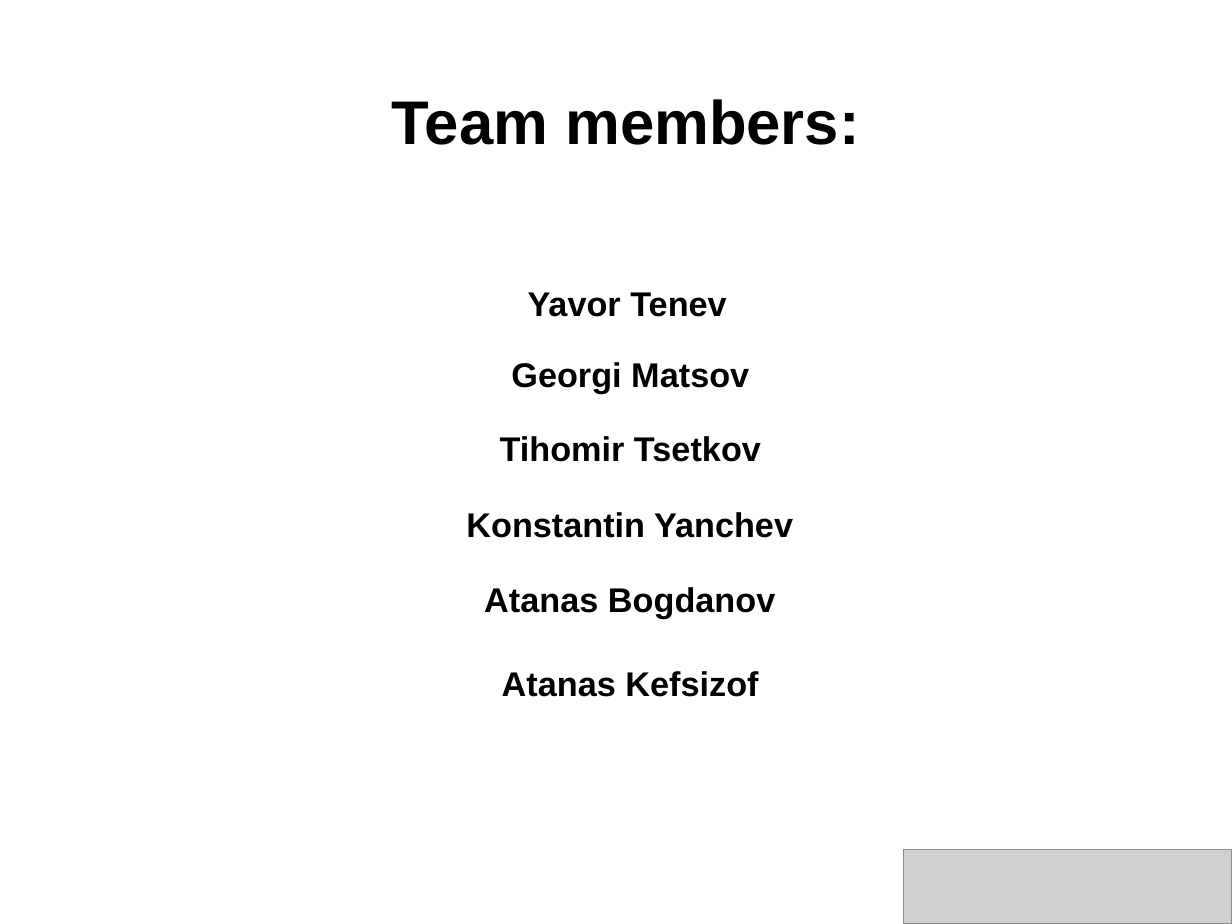
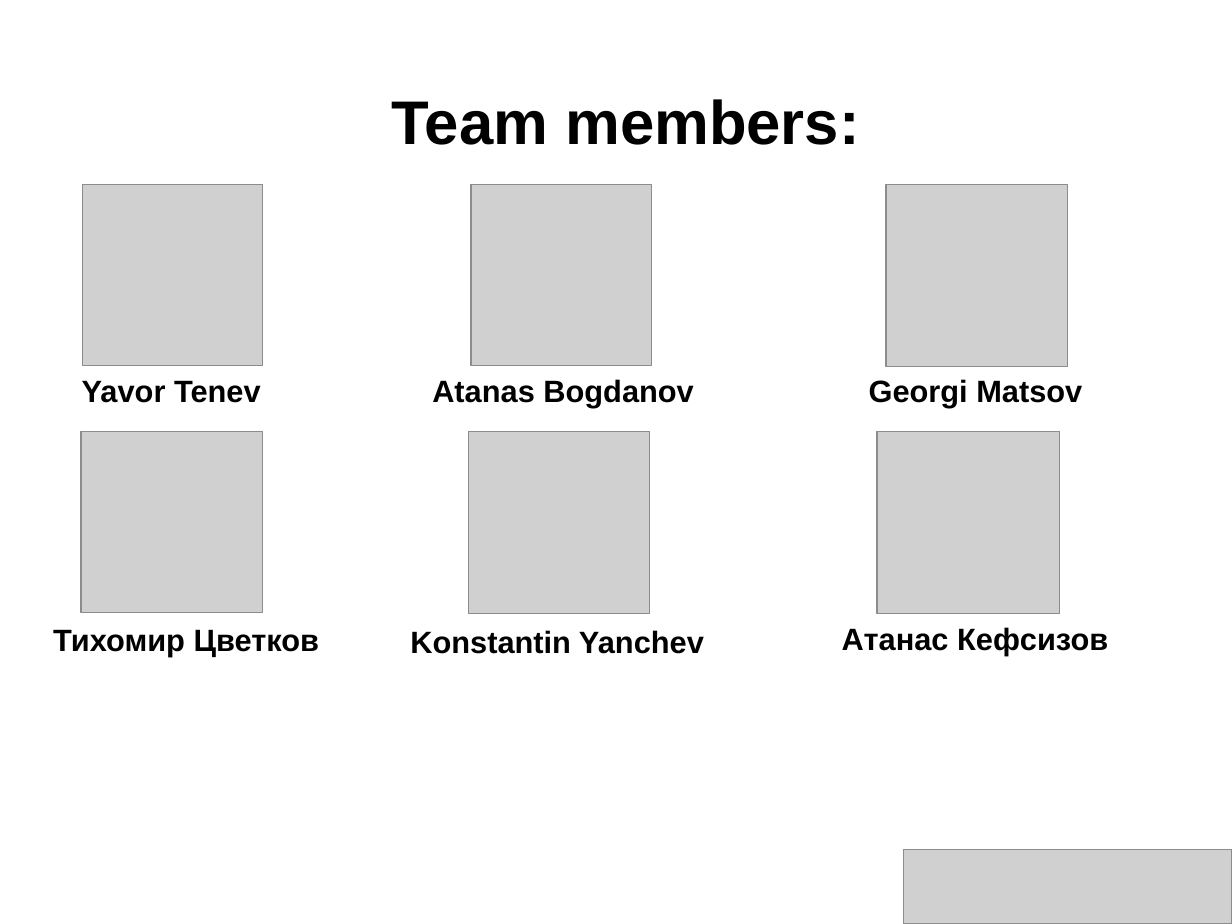
Before and after one commit to bewolf/Allied-Tion, a slide deck: slide 4 of Presentation/Allied-Tion.pptx. Drawn at 1232x924 pixels with LibreOffice and Linux fonts; fonts in the diff are those of the drawing; grey boxes stand for pictures; background and template pictures are left out. Boxes give left, top, right and bottom in pixels: in the first picture for what was removed or moved away, otherwise in the second. Text is boxed around its words. In the diff, an @@ line names an element or a change of style, - is before the commit and + after.

Commit message:
Made some changes in the presentation.

```diff
--- a/Presentation/Allied-Tion.pptx
+++ b/Presentation/Allied-Tion.pptx
@@ picture added at [83,185,264,366] @@
@@ picture added at [471,185,652,366] @@
@@ picture added at [886,185,1067,366] @@
@@ text "Yavor Tenev": place and size @@
-text "Yavor Tenev" at [528,292,726,317]
+text "Yavor Tenev" at [82,380,261,403]
@@ size 20 to 18 pt in 4 elements at [410,630,704,654], [82,380,261,403], [869,379,1082,407], [432,379,693,407] @@
@@ text "Atanas Bogdanov": place and size @@
-text "Atanas Bogdanov" at [484,587,775,619]
+text "Atanas Bogdanov" at [432,379,693,407]
@@ text "Georgi Matsov": place and size @@
-text "Georgi Matsov" at [511,362,749,394]
+text "Georgi Matsov" at [869,379,1082,407]
@@ picture added at [81,431,262,612] @@
@@ picture added at [468,431,649,614] @@
@@ picture added at [877,431,1060,614] @@
@@ text added at [53,629,320,657], 18 pt, text #000000, bold @@
+Тихомир Цветков
@@ text "Konstantin Yanchev": place and size @@
-text "Konstantin Yanchev" at [466,512,793,538]
+text "Konstantin Yanchev" at [410,630,704,654]
@@ text added at [842,627,1108,656], 18 pt, text #000000, bold @@
+Атанас Кефсизов
@@ text "Tihomir Tsetkov" rewrapped from [500,436,761,462] to [916,849,1177,850] @@
@@ text "Atanas Kefsizof" rewrapped from [502,671,758,697] to [947,860,1232,914] @@
```
